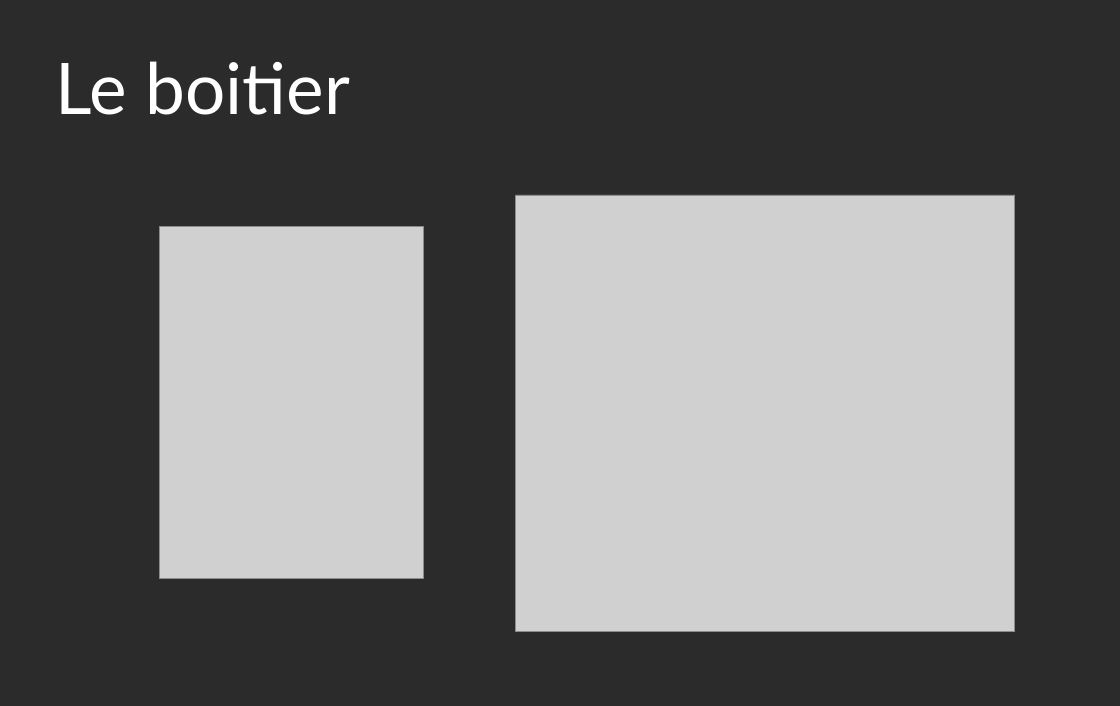
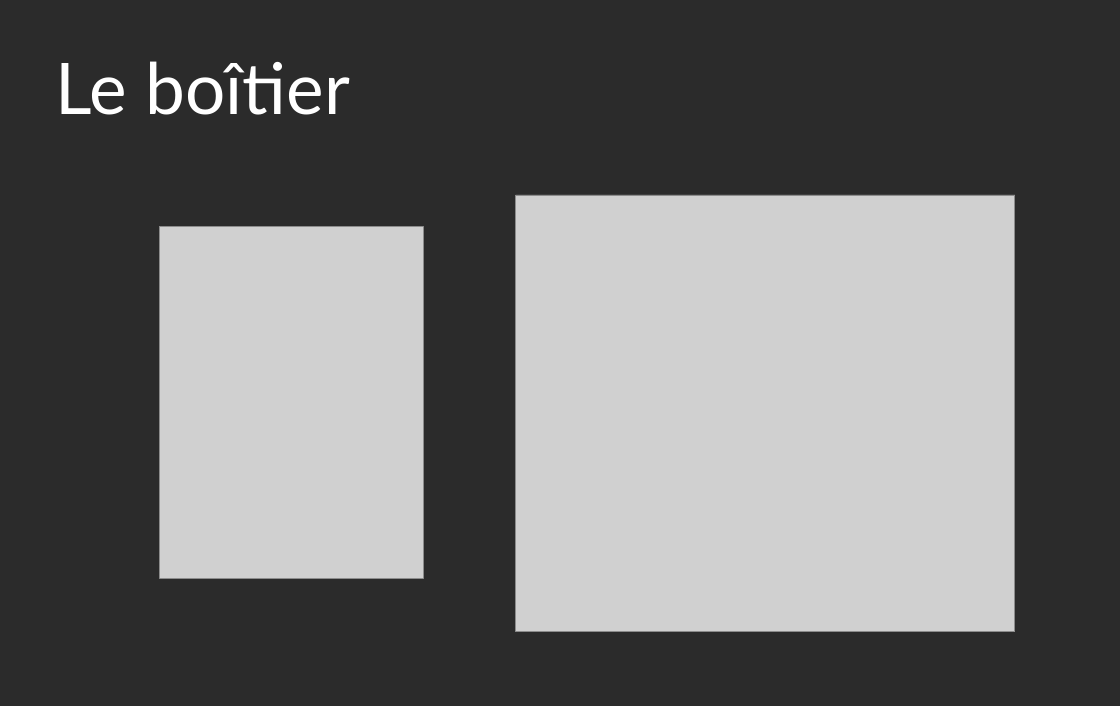
Before and after one commit to yannou38/ImageFusion, a slide deck: slide 4 of presM2M.odp. Drawn at 1120x706 pixels with LibreOffice and Linux fonts; fonts in the diff are those of the drawing; grey boxes stand for pictures; background and template pictures are left out; a plain dark background stands for a picture behind light text. Boxes give left, top, right and bottom in pixels: in the first picture for what was removed or moved away, otherwise in the second. Text is boxed around its words. In the diff, an @@ line names an element or a change of style, - is before the commit and + after.

```diff
--- a/presM2M.odp
+++ b/presM2M.odp
@@ title at (56, 61, 351, 115): text changed @@
-Le boitier
+Le boîtier
```
Also in this commit, not shown: 2 other slides changed.
